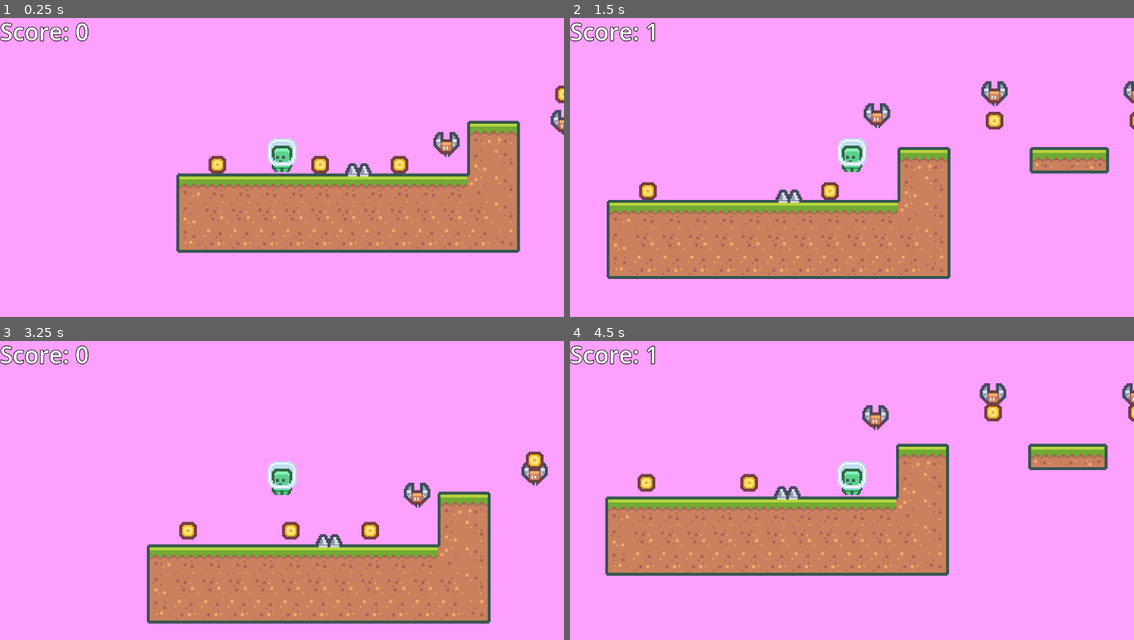
Above: before the commit, frames 1-4 (two rows, left to right).
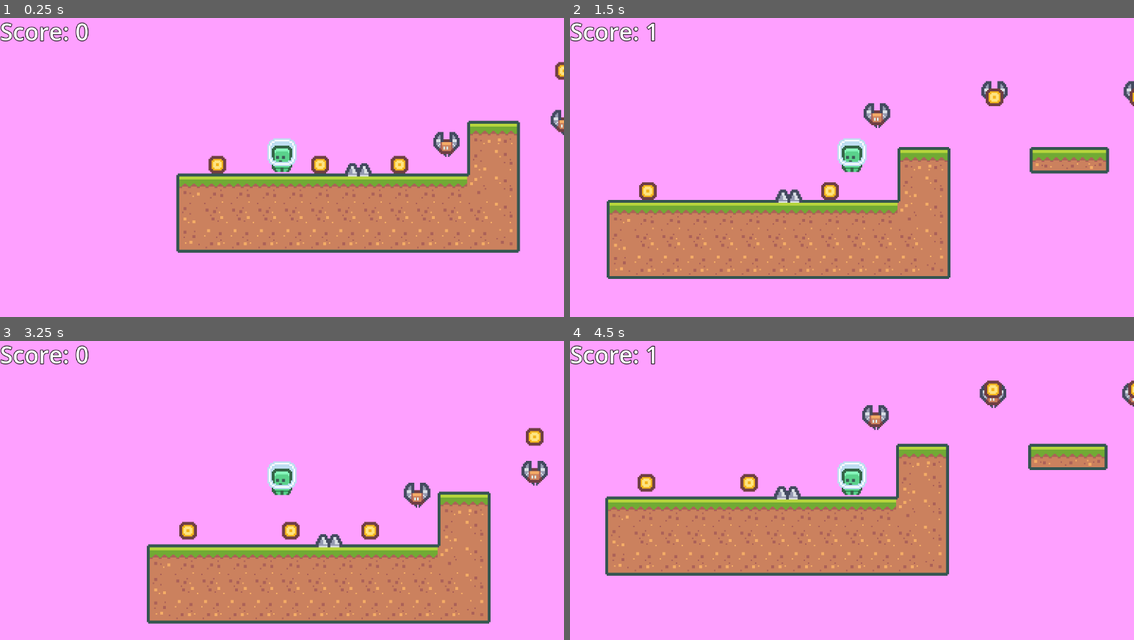
Above: after the commit, the same moments.

Repository: DamonDevops/JumpingAliens
Game: Godot game, scene res://Scenes/Level1.tscn
The game is run twice, just before and just after one commit, with the same random seed, the same clock (stepped at 60 frames per second) and the same inputs. The project has no main scene, so this scene is started directly.
Inputs:
- Up to frame 1 (0.25 s): no input
- Up to frame 2 (1.5 s): hold Right from 0.53 s (still down); tap Space at 0.77 s
- Up to frame 3 (3.25 s): tap Space at 1.52, 3.02 s; release Right at 2.03 s; hold Left 2.03-2.78 s; hold Right from 2.78 s (still down)
- Up to frame 4 (4.5 s): tap Space at 3.77 s; release Right at 4.28 s; hold Left from 4.28 s (still down)

The runs differ from the first frame. In frame 1, 0.2% of the frame differs, in the area x 98-100%, y 14-29%; in frame 2, 0.4%; in frame 3, 0.4%; in frame 4, 0.4%, in the area x 73-100%, y 13-27%.

Commit message:
preparing level 2

Diff:
--- /dev/null
+++ b/Scenes/EndFlag.tscn
@@ -0,0 +1,21 @@
+[gd_scene load_steps=4 format=3 uid="uid://b6kumdakqn2ef"]
+
+[ext_resource type="Script" path="res://Scritps/EndFlag.gd" id="1_si232"]
+[ext_resource type="Texture2D" uid="uid://cop47aoytyxtb" path="res://Sprites/Objects/tile_0112.png" id="2_ucn1p"]
+
+[sub_resource type="RectangleShape2D" id="RectangleShape2D_di35b"]
+size = Vector2(18, 17)
+
+[node name="EndFlag" type="Area2D"]
+position = Vector2(537, -63)
+script = ExtResource("1_si232")
+next_scene = "res://Scenes/Level1.tscn"
+
+[node name="Sprite2D" type="Sprite2D" parent="."]
+texture = ExtResource("2_ucn1p")
+
+[node name="CollisionShape2D" type="CollisionShape2D" parent="."]
+position = Vector2(0, 0.5)
+shape = SubResource("RectangleShape2D_di35b")
+
+[connection signal="body_entered" from="." to="." method="_on_body_entered"]
--- a/Scenes/Level1.tscn
+++ b/Scenes/Level1.tscn
@@ -6,6 +6,7 @@
 [ext_resource type="PackedScene" uid="uid://i1mx5y540ksj" path="res://Scenes/Enemy.tscn" id="4_v5v7v"]
 [ext_resource type="PackedScene" uid="uid://cawfkjwn8corb" path="res://Scenes/Spikes.tscn" id="5_ar6in"]
 [ext_resource type="PackedScene" uid="uid://yeiflckxanvc" path="res://Scenes/Coin.tscn" id="6_8neb3"]
+[ext_resource type="PackedScene" uid="uid://b6kumdakqn2ef" path="res://Scenes/EndFlag.tscn" id="7_i4d3t"]
 
 [sub_resource type="TileSetAtlasSource" id="TileSetAtlasSource_bbyg5"]
 texture = ExtResource("1_p6w3q")
@@ -683,7 +684,9 @@
 position = Vector2(-44, -11)
 
 [node name="Coin4" parent="." instance=ExtResource("6_8neb3")]
-position = Vector2(192, -59)
+position = Vector2(192.079, -74.92)
 
 [node name="Coin5" parent="." instance=ExtResource("6_8neb3")]
-position = Vector2(290, -59)
+position = Vector2(290.079, -74.9202)
+
+[node name="EndFlag" parent="." instance=ExtResource("7_i4d3t")]
--- /dev/null
+++ b/Scenes/Level2.tscn
@@ -0,0 +1,3 @@
+[gd_scene format=3 uid="uid://cr5rqtsso7rbr"]
+
+[node name="Main" type="Node2D"]
--- /dev/null
+++ b/Scritps/EndFlag.gd
@@ -0,0 +1,7 @@
+extends Area2D
+
+@export_file("*.tscn") var next_scene
+
+func _on_body_entered(body):
+	if body.is_in_group("Player"):
+		get_tree().change_scene_to_file(next_scene)
Not shown: 1 places in Scenes/Level1.tscn that only renumber resources
